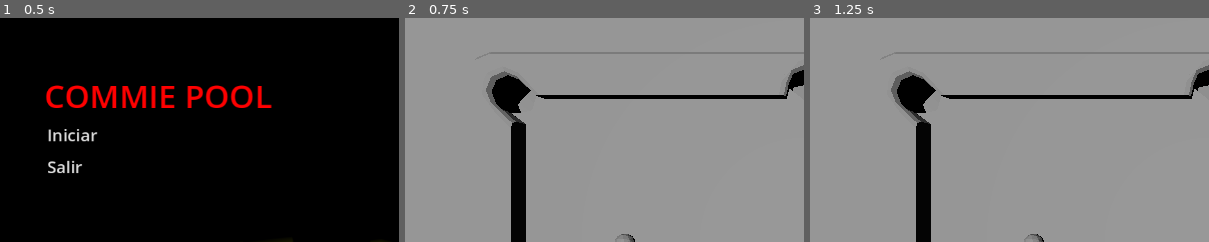
Above: before the commit, frames 1-3 (left to right).
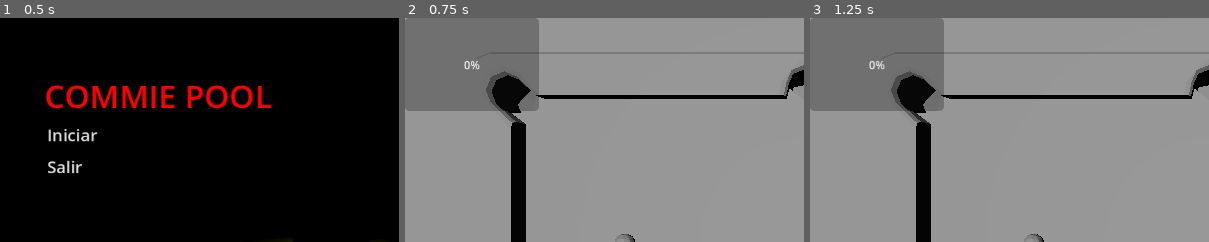
Above: after the commit, the same moments.

Repository: Corcho4433/commiepool-sourcecode
Game: Godot game, scene res://escenes/mainmenu.tscn
Same seed, same stepped clock (60 frames per second), same inputs: the game is played once before the commit and once after it.
Inputs:
- Up to frame 1 (0.5 s): no input
- Up to frame 2 (0.75 s): click "Iniciar" at 0.5 s
- Up to frame 3 (1.25 s): no input
The pictures show only the part of the screen within x 0-50%, y 0-50%; the shares and areas given below are measured in that part.

Frame 1 is identical in both runs. In frame 2, 13% of the frame differs, in the area x 0-34%, y 0-42%; in frame 3, 13%.

Commit message:
Normalized the force
Me and my homies HATE NORMALIZING THE FORCE

Diff:
--- a/escenes/GameEscene.tscn
+++ b/escenes/GameEscene.tscn
@@ -43,5 +43,9 @@
 [node name="CueComponent" type="Node" parent="."]
 script = ExtResource("5_e2yek")
 
+[node name="ProgressBar" type="ProgressBar" parent="CueComponent"]
+offset_right = 193.0
+offset_bottom = 134.0
+
 [connection signal="body_entered" from="PoolTable/HoleCollision" to="BallArrayComponent" method="_on_area_3d_body_entered"]
 [connection signal="input_event" from="PoolTable/CueBall" to="CueComponent" method="_on_cue_ball_input_event"]
--- a/scripts/CueComponent.gd
+++ b/scripts/CueComponent.gd
@@ -1,12 +1,22 @@
 extends Node
 class_name CueObject
 
+
+var cameraNode : Camera3D
+var cueBall : RigidBody3D
+
 var action : bool
+
 var ballPosition : Vector3
 var mousePosition : Vector3
-var cameraNode : Camera3D
-var cueBall : RigidBody3D
-# Called when the node enters the scene tree for the first time.
+var posDifference : Vector3
+
+var appliedForce : Vector3
+var forceMultiplier : float = 200
+var maxForce : float = 200
+var xForce : float
+var zForce : float
+
 func _ready():
 	cameraNode = get_node("../Camera3D")
 	cueBall = get_node("../PoolTable/CueBall")
@@ -15,26 +25,32 @@
 
 # Called every frame. 'delta' is the elapsed time since the previous frame.
 func _process(_delta):
+	var progressbar : ProgressBar = get_node("ProgressBar")
+	mousePosition = cameraNode.project_position(get_viewport().get_mouse_position(),1)
+	if action == true:
+		appliedForce = getStrokePower(ballPosition,mousePosition)
+		var percentage = appliedForce.length() / 2
+		progressbar.set_value_no_signal(percentage)
 	if Input.is_action_just_released("LeftClick") and action == true:
 		action = false
-		getStrokePower(ballPosition,cameraNode.project_position(get_viewport().get_mouse_position(),1))
+		applyStrokePower()
 	pass
 
+func applyStrokePower():
+	cueBall.apply_force(appliedForce, Vector3.ZERO)
 
 func getStrokePower(ballPos: Vector3,mousePos: Vector3):
-	var posDifference = ballPos - mousePos
-	var forceMultiplier = 300
-	var maxForce = 200
-	var xForce = forceMultiplier * posDifference[0]
-	var zForce = forceMultiplier * posDifference[2]
+	posDifference = ballPos - mousePos
+	posDifference[1] = 0
+	posDifference.normalized()
+	xForce =  posDifference[0] * forceMultiplier
+	zForce =  posDifference[2] * forceMultiplier
 	if xForce >= maxForce: xForce = maxForce
+	if xForce <= -maxForce: xForce = -maxForce
 	if zForce >= maxForce: zForce = maxForce
-	if zForce < 0 and zForce <= maxForce * -1: zForce = maxForce * -1
-	if xForce < 0 and xForce <= maxForce * -1: xForce = maxForce * -1
-	posDifference[1] = 0
-	cueBall.apply_force(Vector3(xForce,0,zForce),posDifference)
-	pass
+	if zForce <= -maxForce: zForce = -maxForce
 
+	return Vector3(xForce,0,zForce)
 
 func _on_cue_ball_input_event(_camera, _event, position, _normal, _shape_idx):
 	if !Input.is_action_just_pressed("LeftClick"): return
